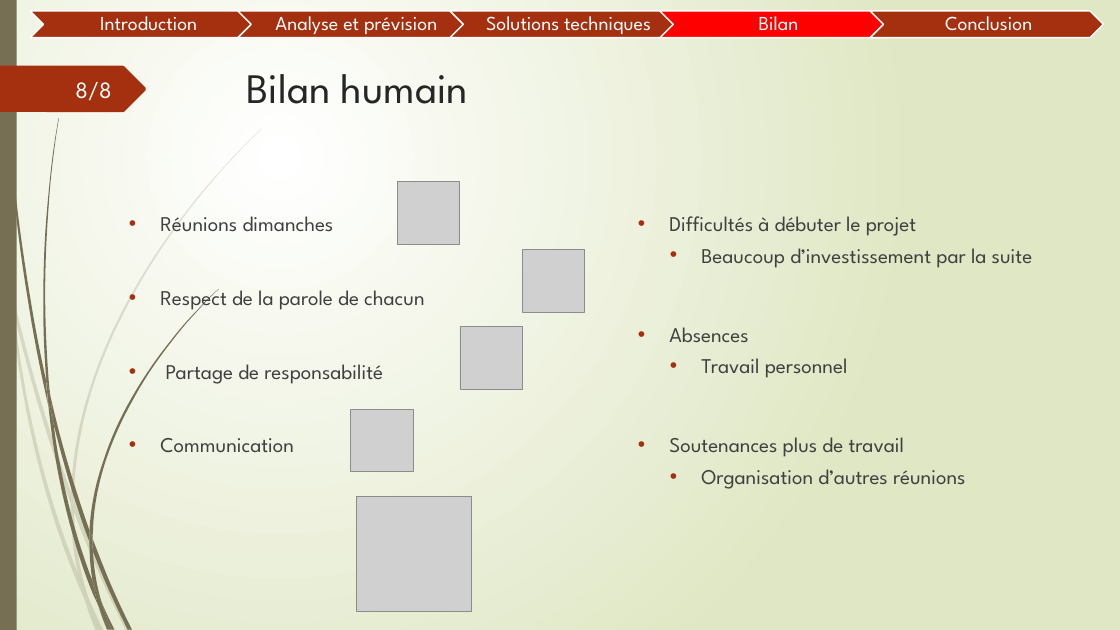
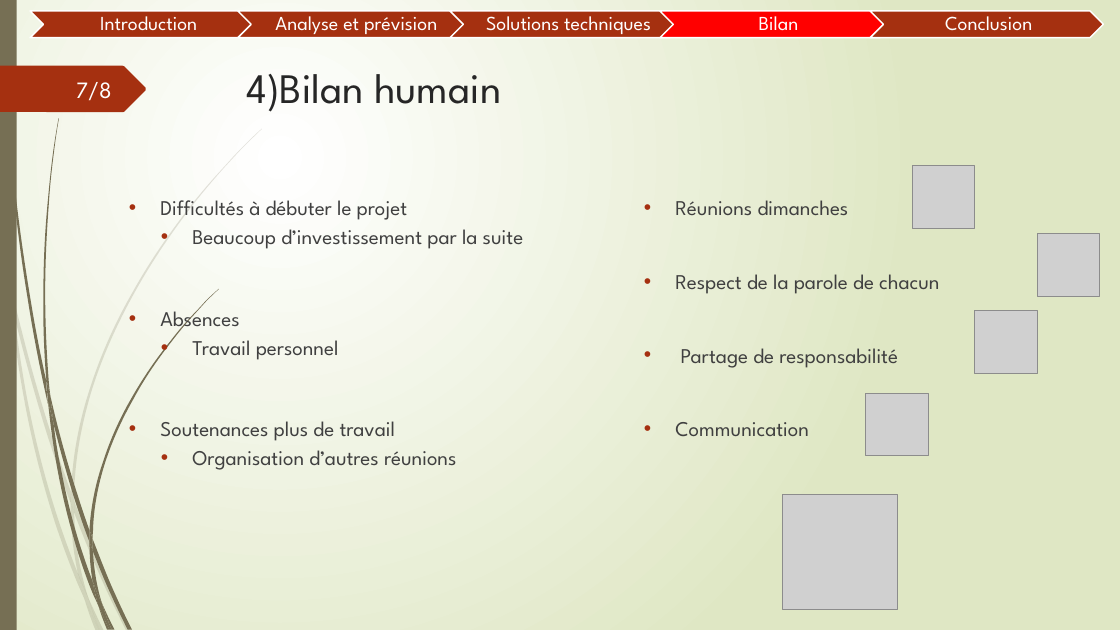
Before and after one commit to Guyoms/PTUT2016, a slide deck: slide 7 of IHearISay/I_HEAR_I_SAY_Bilan.pptx (slide 8 before the commit). Drawn at 1120x630 pixels with LibreOffice and Linux fonts; fonts in the diff are those of the drawing; grey boxes stand for pictures. Boxes give left, top, right and bottom in pixels: in the first picture for what was removed or moved away, otherwise in the second. Text is boxed around its words. In the diff, an @@ line names an element or a change of style, - is before the commit and + after.

Commit message:
Dépôt soutenance finale

```diff
--- a/IHearISay/I_HEAR_I_SAY_Bilan.pptx
+++ b/IHearISay/I_HEAR_I_SAY_Bilan.pptx
@@ page number at bbox=[76, 82, 112, 101]: text changed @@
-8/8
+7/8
@@ title at bbox=[247, 74, 501, 112]: text changed @@
-Bilan humain
+4)Bilan humain
@@ text "Difficultés à débuter le projet": place and size @@
-text "Difficultés à débuter le projet" at bbox=[669, 216, 916, 457]
+text "Difficultés à débuter le projet" at bbox=[160, 200, 407, 441]
@@ 4 pictures, 1 text: place and size @@
-4 pictures, 1 text at bbox=[160, 181, 586, 472]
+4 pictures, 1 text at bbox=[675, 166, 1101, 456]
@@ text "Beaucoup d’investissement par la suite": place and size @@
-text "Beaucoup d’investissement par la suite" at bbox=[701, 248, 1033, 489]
+text "Beaucoup d’investissement par la suite" at bbox=[192, 229, 524, 470]
@@ picture: place and size @@
-picture at bbox=[356, 497, 471, 612]
+picture at bbox=[782, 495, 897, 610]
```
Also in this commit, not shown: 4 other slides changed, 1 slide added, 3 other files.
